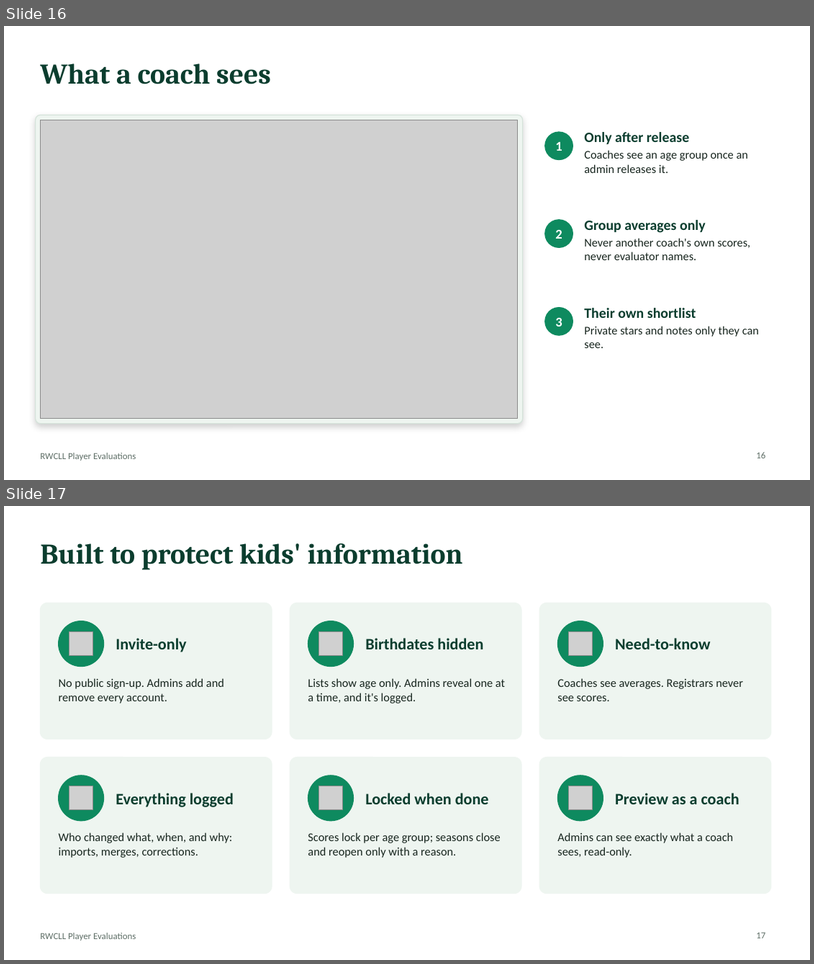
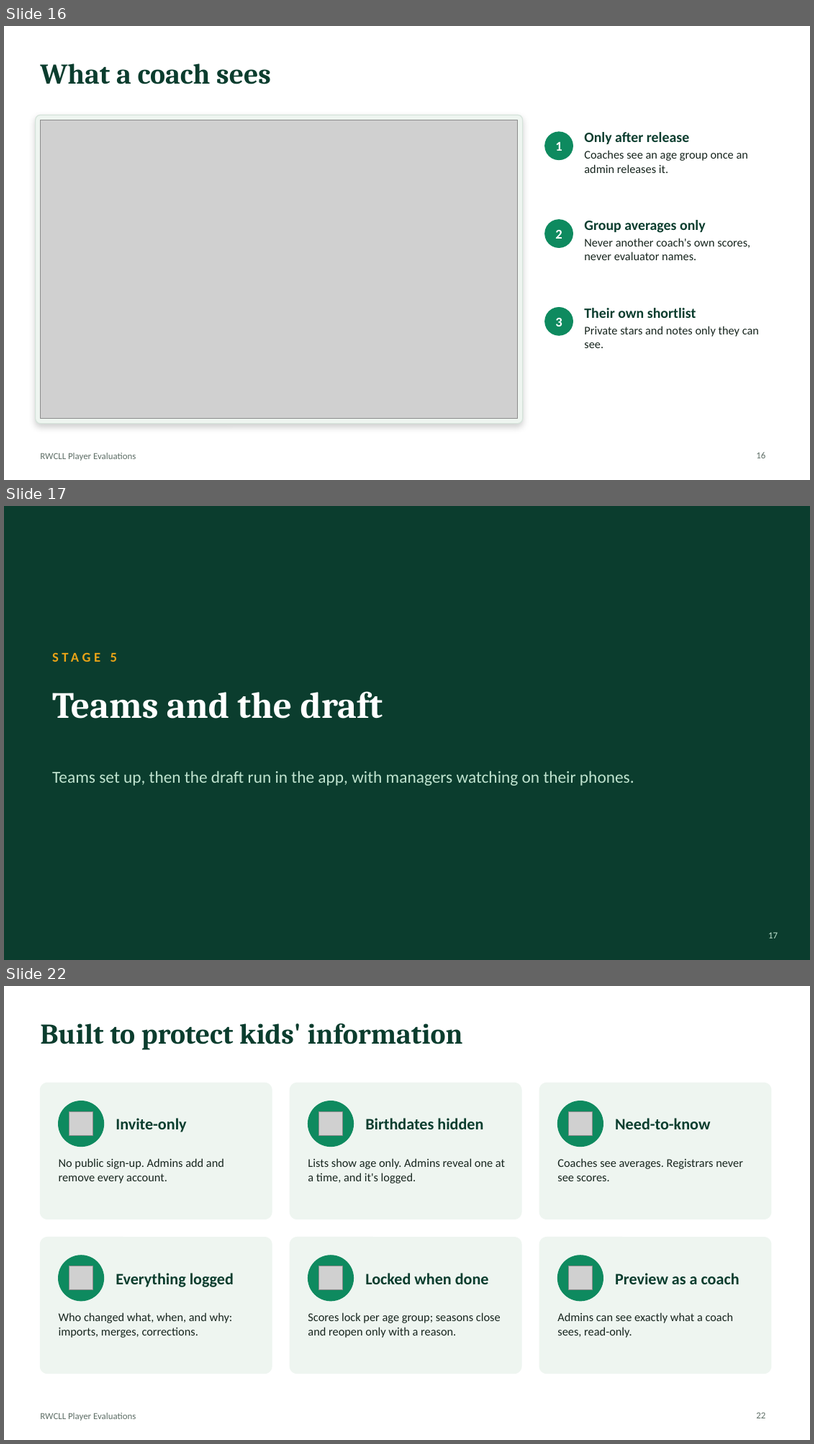
Before and after one commit to rwclldb/rwcll-player-evaluations, a slide deck: docs/board-demo/RWCLL-Player-Evaluations-Board.pptx. Shown one above the other, each under a label of ours: slides 16 and 17 before the commit, slides 16, 17 and 22 after it; the slides between them are not shown. The pictures are 814x964 and 814x1444 pixels, drawn with LibreOffice and Linux fonts; fonts in the diff are those of the drawing; grey boxes stand for pictures. Boxes give left, top, right and bottom in pixels: in the first picture for what was removed or moved away, otherwise in the second. Text is boxed around its words. In the diff, an @@ line names an element or a change of style, - is before the commit and + after.

```diff
--- a/docs/board-demo/RWCLL-Player-Evaluations-Board.pptx
+++ b/docs/board-demo/RWCLL-Player-Evaluations-Board.pptx
@@ slide 17 added at <box>4,506,810,960</box>, background #0B3D2E @@
@@ text added at <box>111,653,117,662</box>, 16 pt, text #E8A317, bold @@
+STAGE 5
@@ title added at <box>52,691,383,718</box>, 44 pt, text #FFFFFF, bold @@
+Teams and the draft
@@ text added at <box>52,771,635,785</box>, 20 pt, text #BFE3CF @@
+Teams set up, then the draft run in the app, with managers watching on their phones.
@@ page number added at <box>769,932,778,938</box>, 11 pt, text #BFE3CF @@
+17
@@ what was slide 17 is now slide 22 @@
@@ page number at <box>756,1412,766,1418</box>: text changed @@
-17
+22
```
Also in this commit, not shown: 1 slide changed, 4 other slides added, 6 other files.
